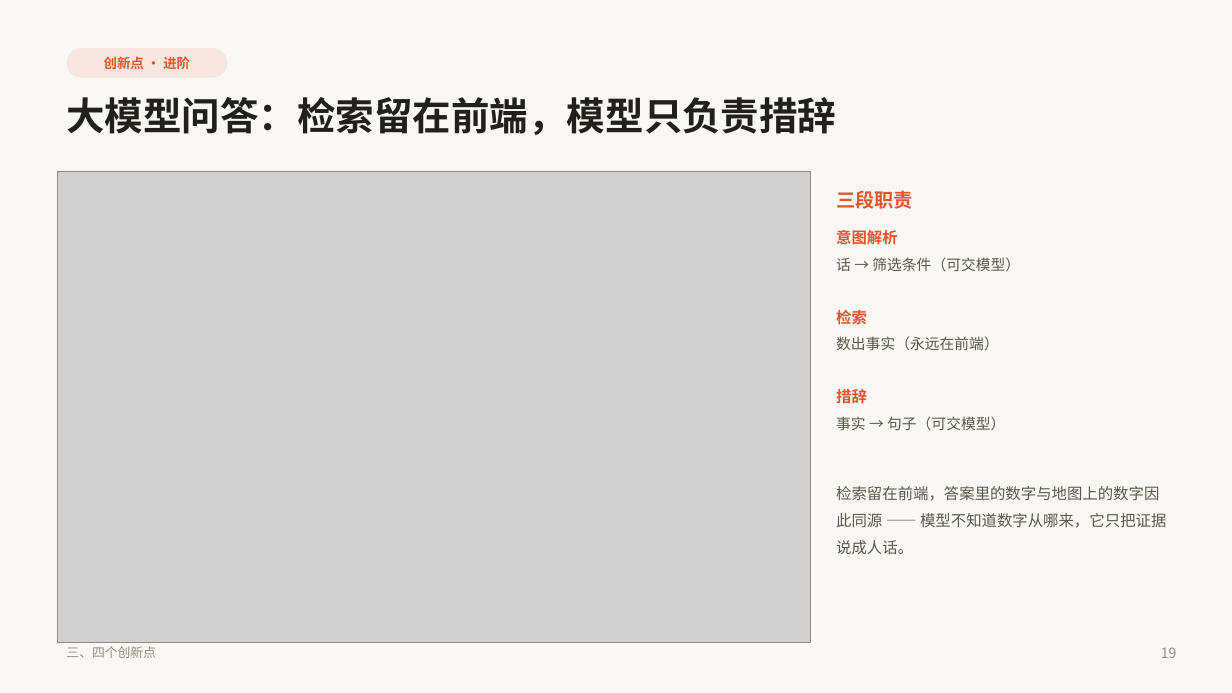
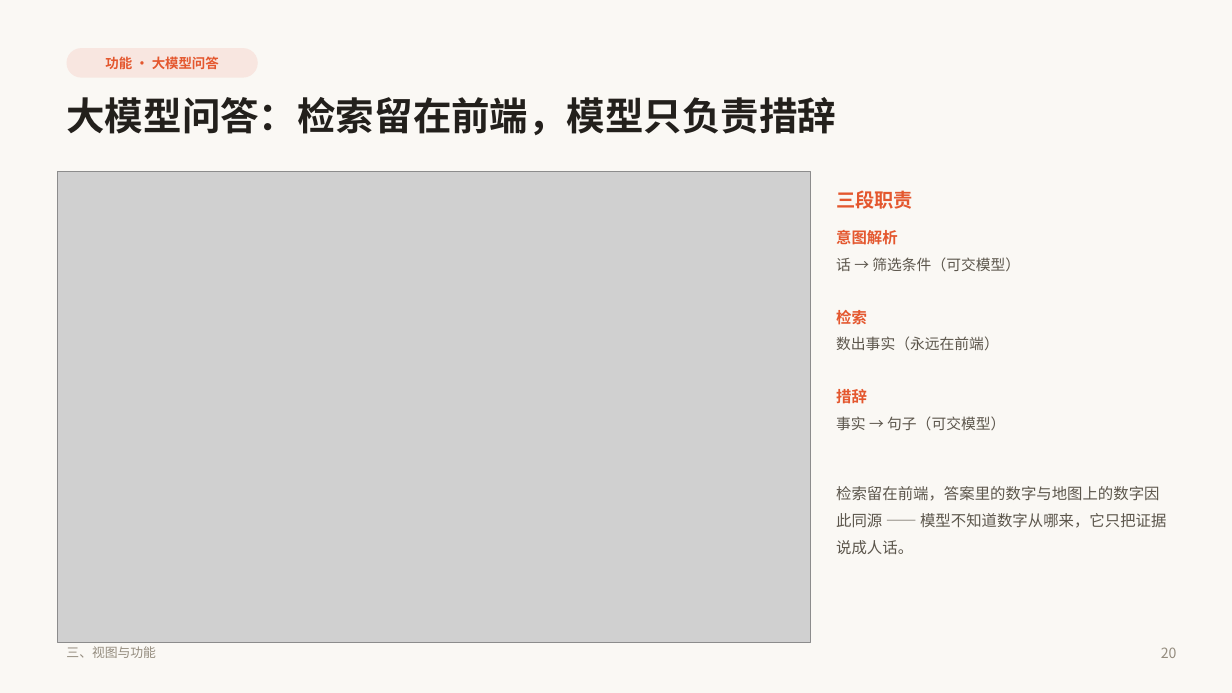
Before and after one commit to quvro/world-language-vitality-map, a slide deck: slide 20 of paper/世界语言赛博活力图谱_答辩PPT.pptx (slide 19 before the commit). Drawn at 1232x693 pixels with LibreOffice and Linux fonts; fonts in the diff are those of the drawing; grey boxes stand for pictures. Boxes give left, top, right and bottom in pixels: in the first picture for what was removed or moved away, otherwise in the second. Text is boxed around its words. In the diff, an @@ line names an element or a change of style, - is before the commit and + after.

Commit message:
﻿refactor(ppt): 二三两部分按新大纲重排
用户要求：第二部分讲系统架构 / 数据来源 / 搭建过程，第三部分详细讲视图与功能。

第二部分（9–12）
  9  章节页
  10 五个来源，四套互不重叠的记录口径      ← 数据来源
  11 搭建过程：从公开接口到一份数据契约    ← 新增
  12 四层架构：采集 → 处理 → 可视化 → 交互 ← 系统架构
     · 新增页按四步讲：抓取 / 清洗 / 建库 / 前端
     · 清洗那一步重点讲实体对齐（WALS 码、Glottocode、ISO 639-3 三方映射）

第三部分（13–21）
  · 标题从「三、四个创新点」改为「三、视图与功能」
  · 各页 kicker 从「创新点 N」改为视图 / 功能 / 方法论 / 交互
  · 页脚同步为「三、视图与功能」
  · 六个视图总览移到架构页之后，作为进入第三部分的过渡

顺带交换了「搭建过程」与「架构」的先后：先讲怎么搭出来的，
再讲为什么这么分层，比反过来顺。

```diff
--- a/paper/世界语言赛博活力图谱_答辩PPT.pptx
+++ b/paper/世界语言赛博活力图谱_答辩PPT.pptx
@@ rounded rectangle "功能 · 大模型问答": place and size @@
-rounded rectangle "功能 · 大模型问答" at box(67, 48, 227, 78)
+rounded rectangle "功能 · 大模型问答" at box(67, 48, 258, 78)
@@ text in rounded rectangle at box(105, 56, 219, 69): text changed @@
-创新点 · 进阶
+功能 · 大模型问答
@@ text at box(66, 646, 156, 658): text changed @@
-三、四个创新点
+三、视图与功能
@@ text at box(1161, 647, 1177, 658): text changed @@
-19
+20
```
Also in this commit, not shown: 12 other slides changed, 1 slide added, 4 other files.
